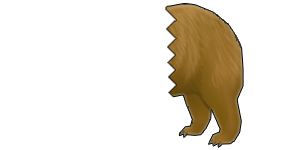
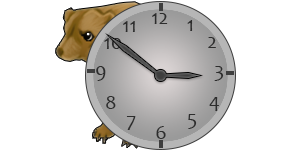
The second (300, 150) image is a revision of the first. Changes to its layers:
added group "Uhr" with 19 layers above "Banane" over [left=85, top=1, right=236, bottom=150]
added layer "2" in group "Uhr" over [left=208, top=37, right=216, bottom=48]
added layer "1" in group "Uhr" over [left=187, top=20, right=193, bottom=31]
added layer "Rechteck 1 Kopie 3" in group "Uhr" over [left=159, top=140, right=163, bottom=148]
added layer "Rechteck 1 Kopie 2" in group "Uhr" over [left=159, top=3, right=163, bottom=11]
added layer "3" in group "Uhr" over [left=214, top=66, right=224, bottom=81]
added layer "9" in group "Uhr" over [left=96, top=66, right=106, bottom=81]
added layer "6" in group "Uhr" over [left=156, top=126, right=166, bottom=139]
added layer "12" in group "Uhr" over [left=152, top=13, right=168, bottom=24]
added layer "Polygon 1 Kopie" in group "Uhr" over [left=105, top=33, right=203, bottom=82]
added layer "11" in group "Uhr" over [left=123, top=21, right=135, bottom=32]
added layer "10" in group "Uhr" over [left=104, top=38, right=122, bottom=49]
added layer "8" in group "Uhr" over [left=106, top=96, right=116, bottom=109]
added layer "7" in group "Uhr" over [left=126, top=116, right=136, bottom=130]
added layer "5" in group "Uhr" over [left=188, top=114, right=197, bottom=129]
added layer "4" in group "Uhr" over [left=209, top=97, right=219, bottom=111]
added layer "Ebene 7" (68%) in group "Uhr" over [left=97, top=10, right=226, bottom=139]
added layer "base" (1st of 2, in "Uhr") in group "Uhr" over [left=85, top=1, right=236, bottom=150]
added group "Banane" with 4 layers above "Bear" over [left=55, top=4, right=244, bottom=108]
added group "Bear" with 6 layers above "Ebene 6" over [left=55, top=1, right=244, bottom=149]
showed "Ebene 3 Kopie 3", moved it into group "Bear" over [left=55, top=1, right=176, bottom=149]
hid "Ebene 3 Kopie 4", moved it into group "Bear" over [left=165, top=3, right=244, bottom=148]
…and 2 more changes (2 added)
